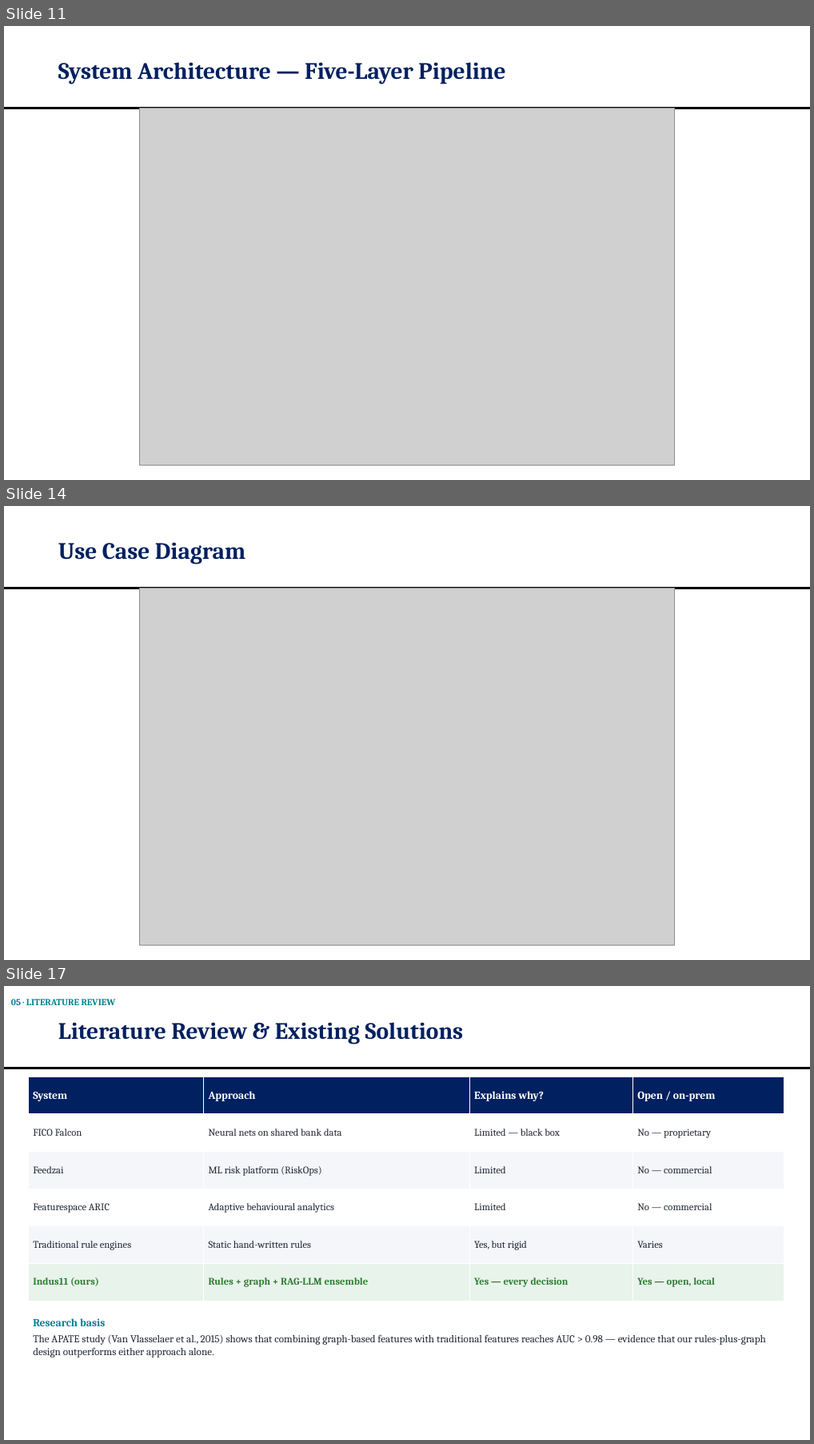
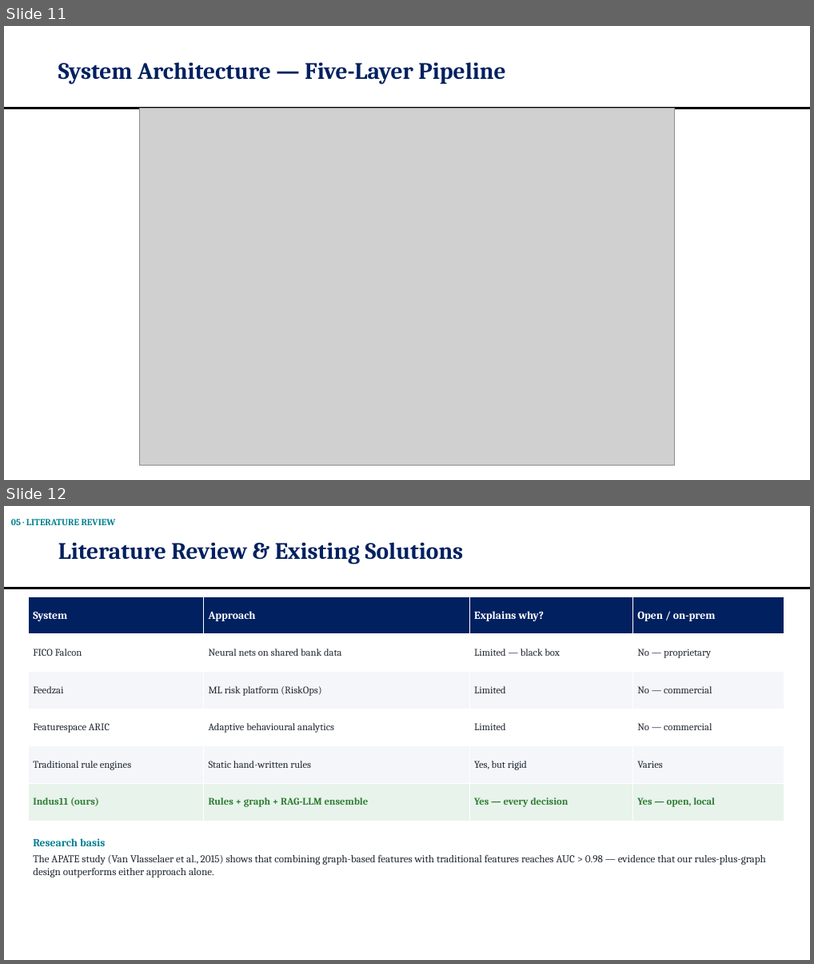
Before and after one commit to OMJOSHI15/indus11, a slide deck: docs/Indus11-Final-Review.pptx. Shown one above the other, each under a label of ours: slides 11, 14 and 17 before the commit, slides 11 and 12 after it; the slides between them are not shown. The pictures are 814x1444 and 814x964 pixels, drawn with LibreOffice and Linux fonts; fonts in the diff are those of the drawing; grey boxes stand for pictures. Boxes give left, top, right and bottom in pixels: in the first picture for what was removed or moved away, otherwise in the second. Text is boxed around its words. In the diff, an @@ line names an element or a change of style, - is before the commit and + after.

```diff
--- a/docs/Indus11-Final-Review.pptx
+++ b/docs/Indus11-Final-Review.pptx
@@ slide 14 removed at [4,506,810,960], background #FFFFFF; not listed: 1 template element that a slide beside it also shows @@
@@ title removed at [58,542,246,564] @@
-Use Case Diagram
@@ picture removed at [139,588,675,944] @@
@@ what was slide 17 is now slide 12 @@
```
Also in this commit, not shown: 4 other slides removed.
